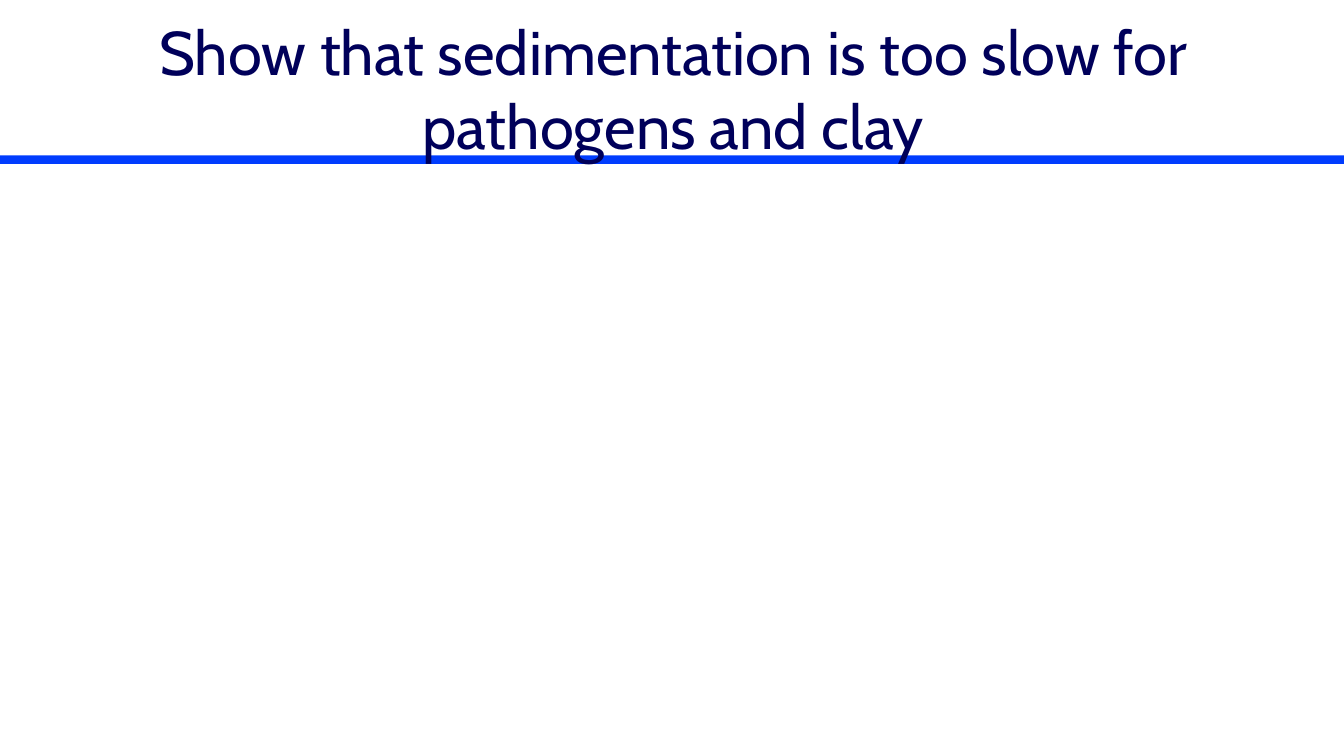
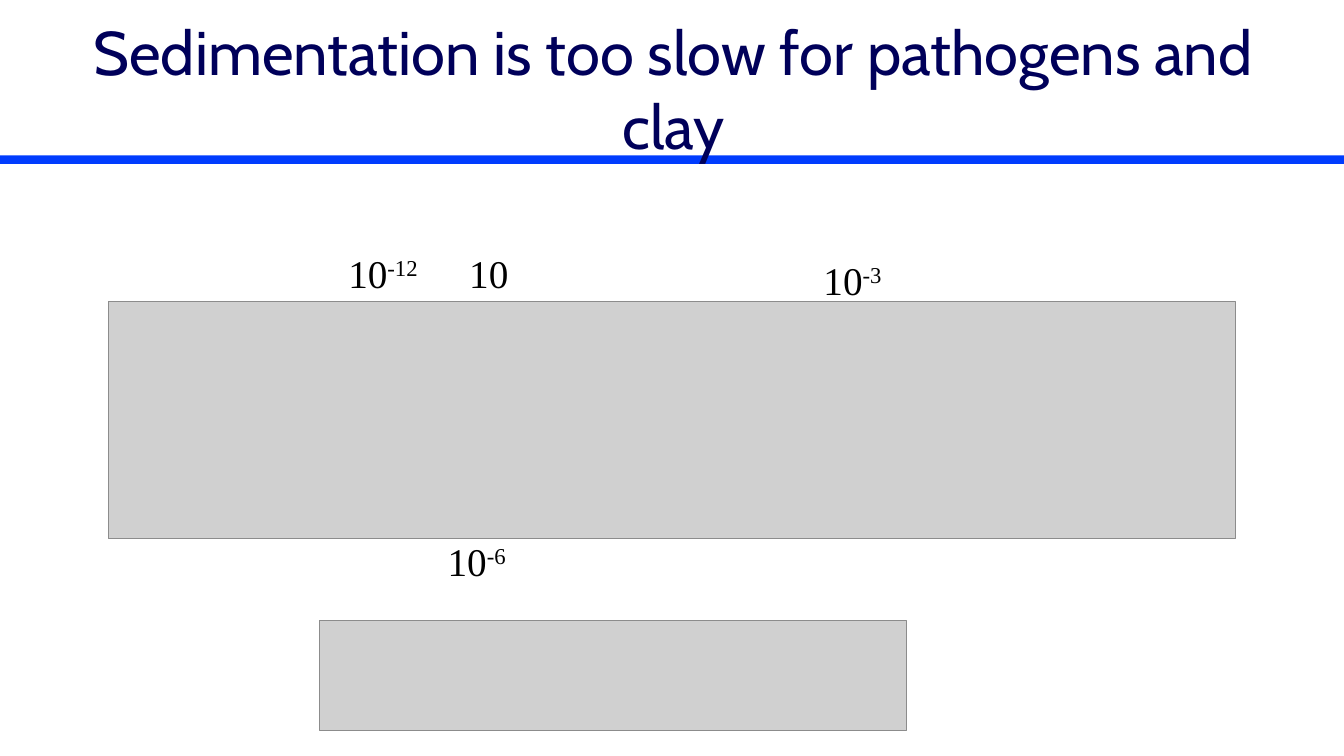
Before and after one commit to monroews/CEE4520Lectures, a slide deck: slide 6 of Flocculation Introduction.pptx. Drawn at 1344x756 pixels with LibreOffice and Linux fonts; fonts in the diff are those of the drawing; grey boxes stand for pictures. Boxes give left, top, right and bottom in pixels: in the first picture for what was removed or moved away, otherwise in the second. Text is boxed around its words. In the diff, an @@ line names an element or a change of style, - is before the commit and + after.

```diff
--- a/Flocculation Introduction.pptx
+++ b/Flocculation Introduction.pptx
@@ title at [93,28,1252,163]: text changed @@
-Show that sedimentation is too slow for pathogens and clay
+Sedimentation is too slow for pathogens and clay
@@ text added at [348,261,417,289], 28 pt, text #000000 @@
+10-12
@@ text added at [469,262,508,289], 28 pt, text #000000 @@
+10
@@ text added at [823,268,882,302], 28 pt, text #000000 @@
+10-3
@@ picture added at [109,301,1236,539] @@
@@ text added at [448,549,506,577], 28 pt, text #000000 @@
+10-6
@@ picture added at [320,621,906,731] @@
```
Also in this commit, not shown: 8 other slides changed, 5 slides added, 5 slides removed.
